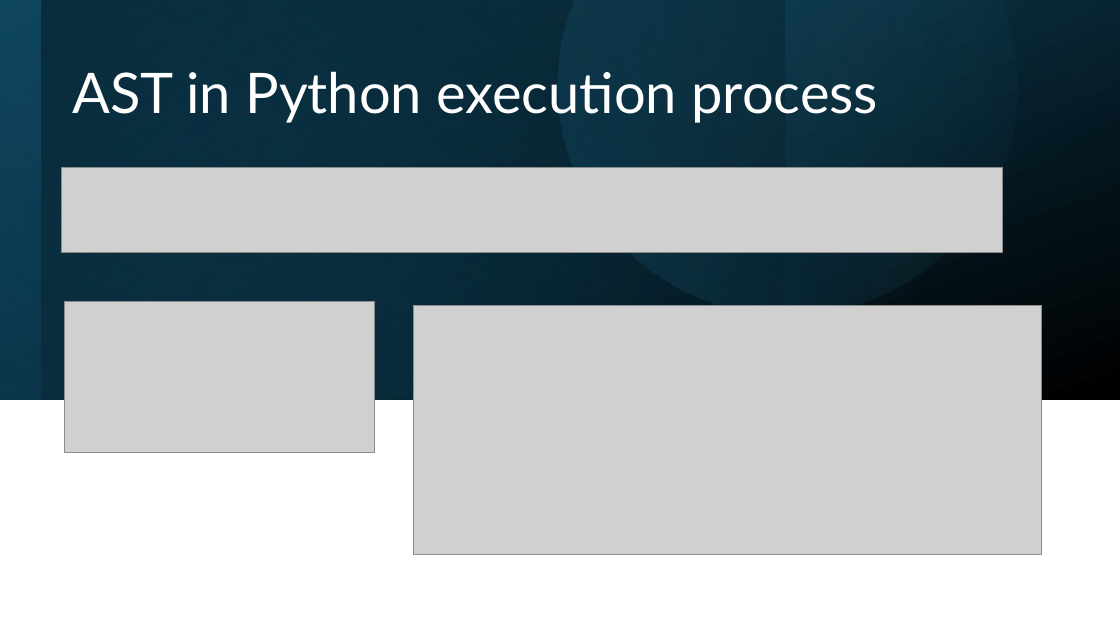
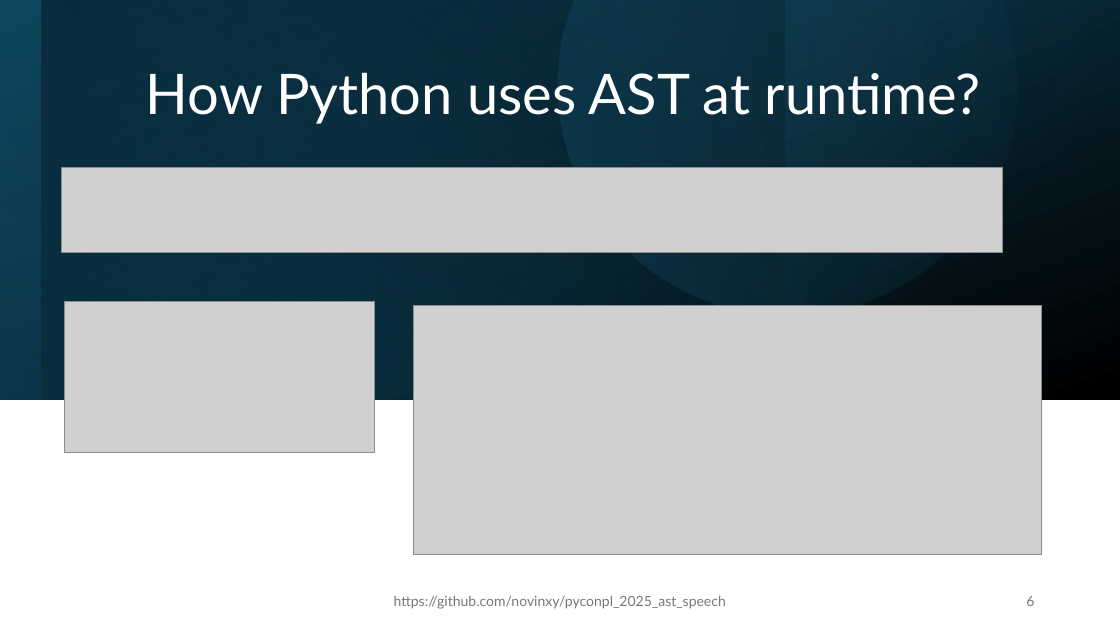
Before and after one commit to novinxy/pyconpl_2025_ast_speech, a slide deck: slide 6 of presentation.pptx. Drawn at 1120x630 pixels with LibreOffice and Linux fonts; fonts in the diff are those of the drawing; grey boxes stand for pictures. Boxes give left, top, right and bottom in pixels: in the first picture for what was removed or moved away, otherwise in the second. Text is boxed around its words. In the diff, an @@ line names an element or a change of style, - is before the commit and + after.

```diff
--- a/presentation.pptx
+++ b/presentation.pptx
@@ title at (146, 72, 981, 124): text changed @@
-AST in Python execution process
+How Python uses AST at runtime?
@@ text added at (394, 595, 726, 609), 12 pt, text #797979 @@
+https://github.com/novinxy/pyconpl_2025_ast_speech
@@ page number added at (1026, 596, 1034, 606), 12 pt, text #797979 @@
+6
```
Also in this commit, not shown: 11 other slides changed.
